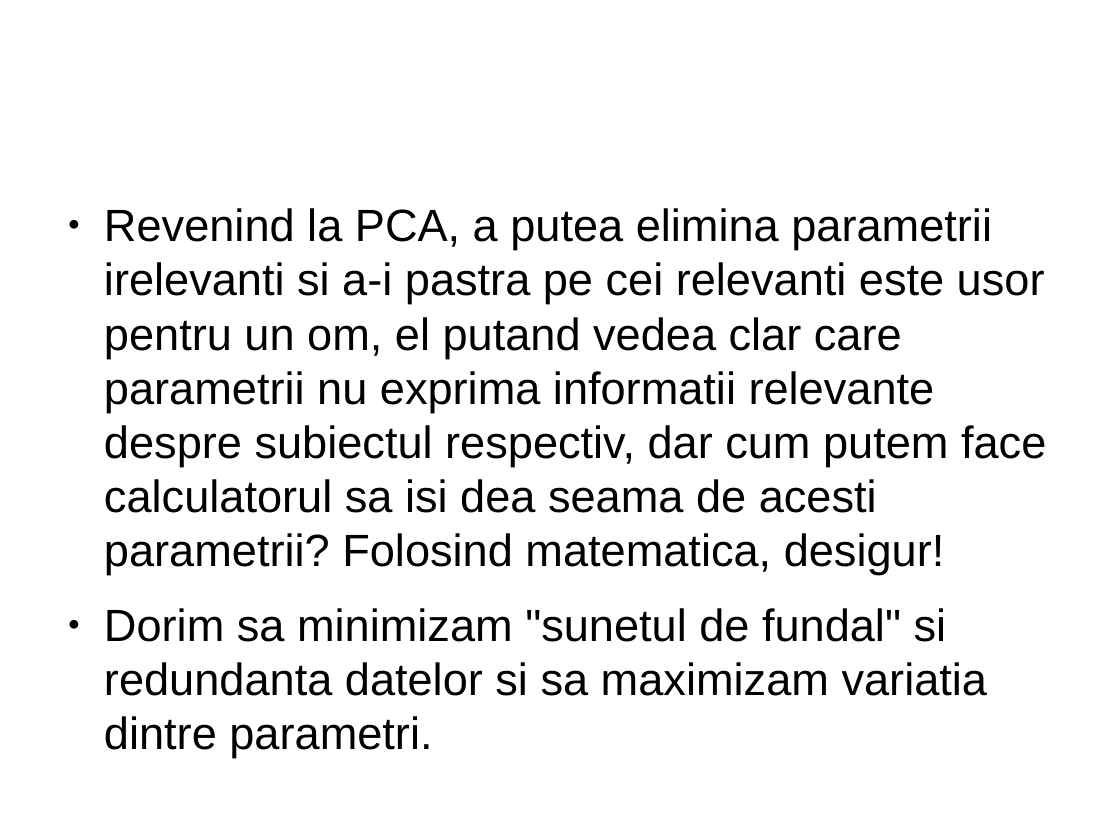
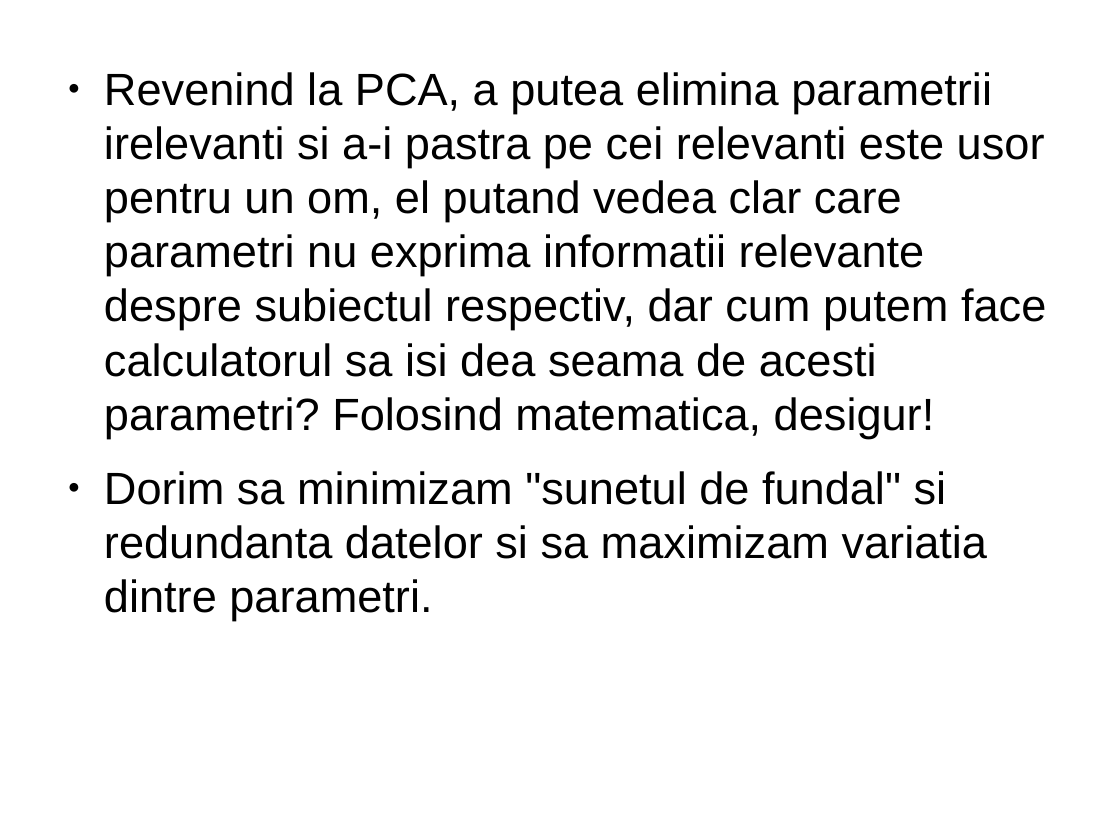
Before and after one commit to radumotrescu/SiemensDiscoverIT, a slide deck: slide 7 of PCA Presentation.odp. Drawn at 1120x840 pixels with LibreOffice and Linux fonts; fonts in the diff are those of the drawing. Boxes give left, top, right and bottom in pixels: in the first picture for what was removed or moved away, otherwise in the second. Text is boxed around its words. In the diff, an @@ line names an element or a change of style, - is before the commit and + after.

```diff
--- a/PCA Presentation.odp
+++ b/PCA Presentation.odp
@@ text "Revenind la PCA, a putea ...": place and size @@
-text "Revenind la PCA, a putea ..." at box(104, 208, 1046, 696)
+text "Revenind la PCA, a putea ..." at box(104, 72, 1046, 621)
@@ text at box(104, 72, 1046, 439): text changed @@
-● Revenind la PCA, a putea elimina parametrii irelevanti si a-i pastra pe cei relevanti este usor pentru un om, el putand vedea clar care parametrii nu exprima informatii relevante despre subiectul respectiv, dar cum putem face calculatorul sa isi dea seama de acesti parametrii? Folosind matematica, desigur!
+● Revenind la PCA, a putea elimina parametrii irelevanti si a-i pastra pe cei relevanti este usor pentru un om, el putand vedea clar care parametri nu exprima informatii relevante despre subiectul respectiv, dar cum putem face calculatorul sa isi dea seama de acesti parametri? Folosind matematica, desigur!
```
Also in this commit, not shown: 7 other slides changed.
